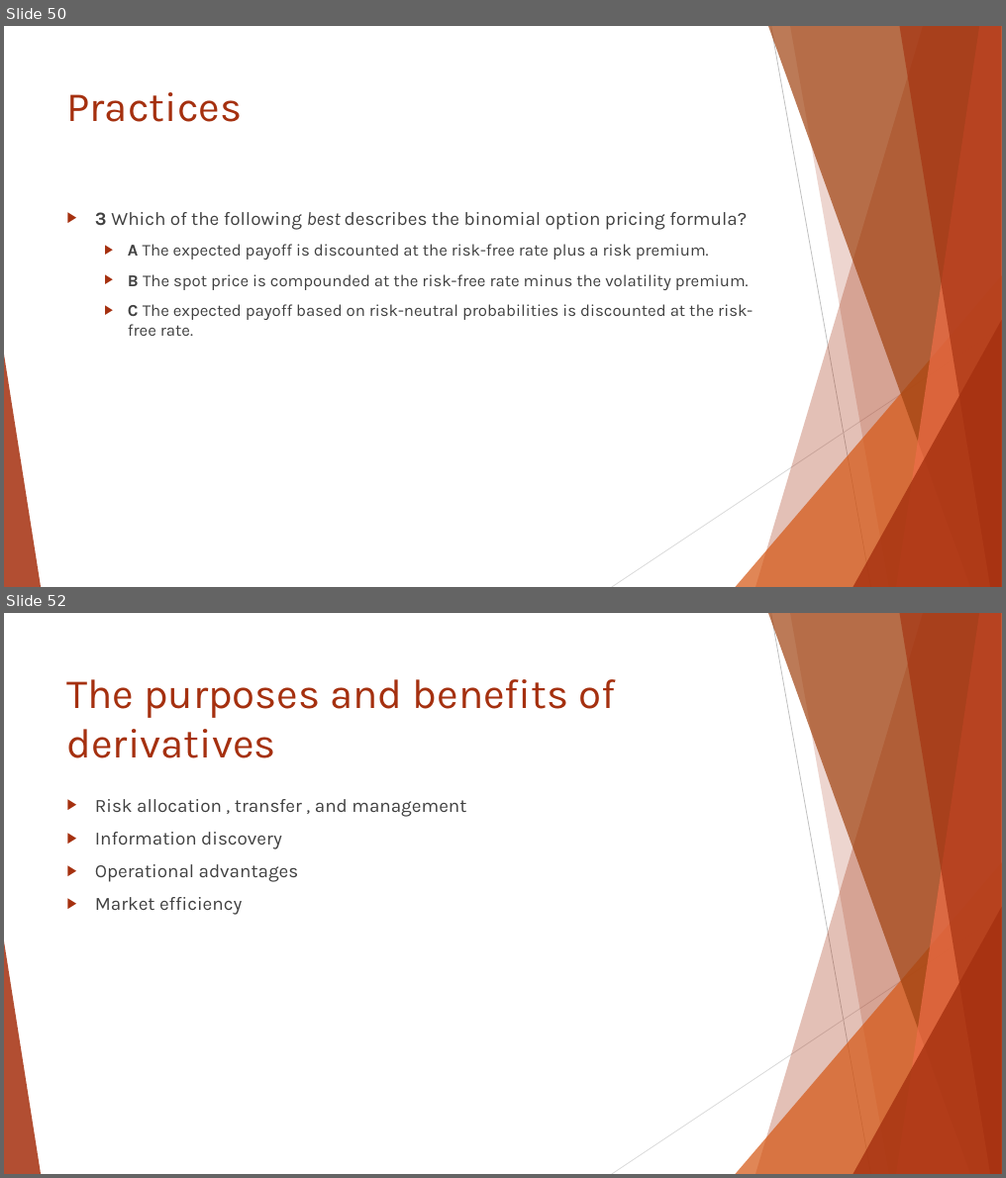
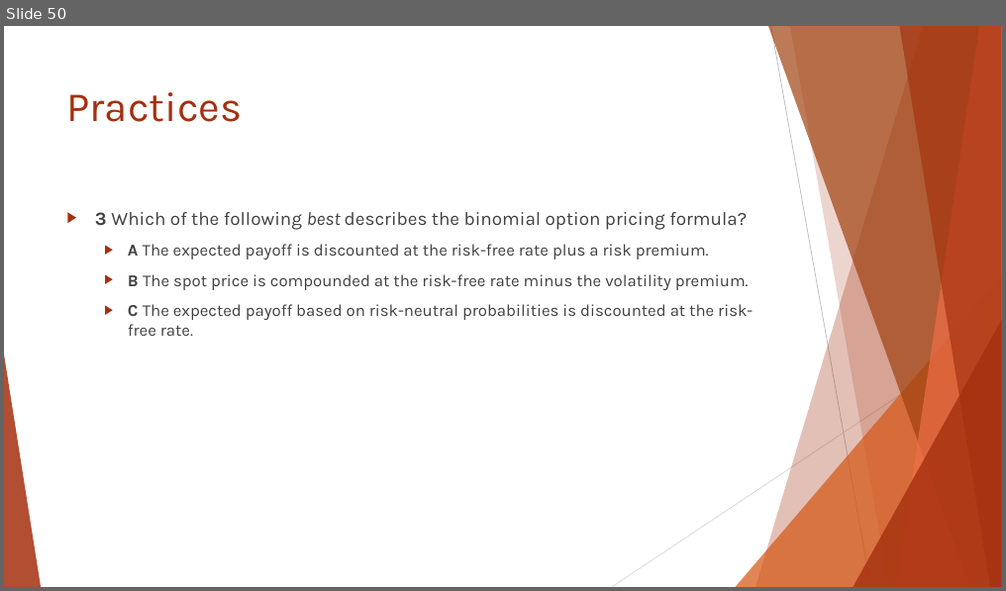
Before and after one commit to Isco0530/data, a slide deck: Reading 46.pptx. Shown one above the other, each under a label of ours: slides 50 and 52 before the commit, slide 50 after it; the slides between them are not shown. The pictures are 1006x1178 and 1006x591 pixels, drawn with LibreOffice and Linux fonts; fonts in the diff are those of the drawing. Boxes give left, top, right and bottom in pixels: in the first picture for what was removed or moved away, otherwise in the second. Text is boxed around its words. In the diff, an @@ line names an element or a change of style, - is before the commit and + after.

```diff
--- a/Reading 46.pptx
+++ b/Reading 46.pptx
@@ slide 52 removed at [4,613,1002,1174], background #FFFFFF; not listed: 10 template elements that a slide beside it also shows @@
@@ title removed at [67,679,616,759] @@
-The purposes and benefits of derivatives
@@ text removed at [95,799,466,915] @@
-▶ Risk allocation , transfer , and management
-▶ Information discovery
-▶ Operational advantages
-▶ Market efficiency
```
Also in this commit, not shown: 1 slide changed, 2 slides added, 13 other slides removed.
